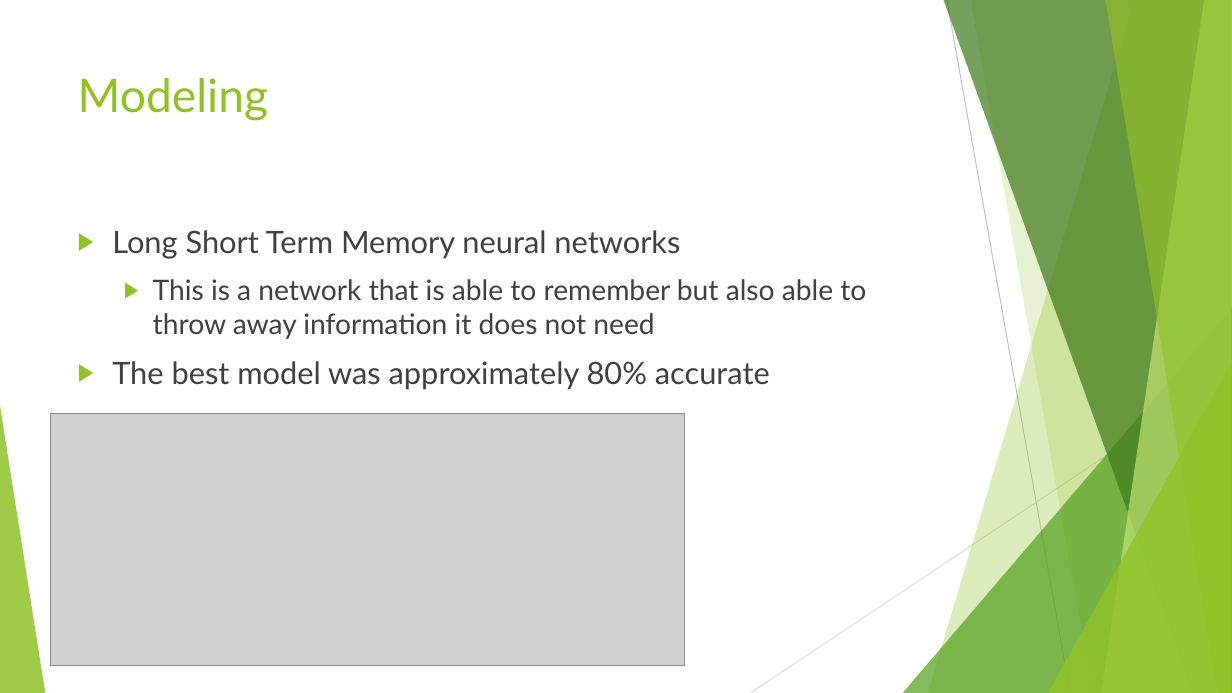
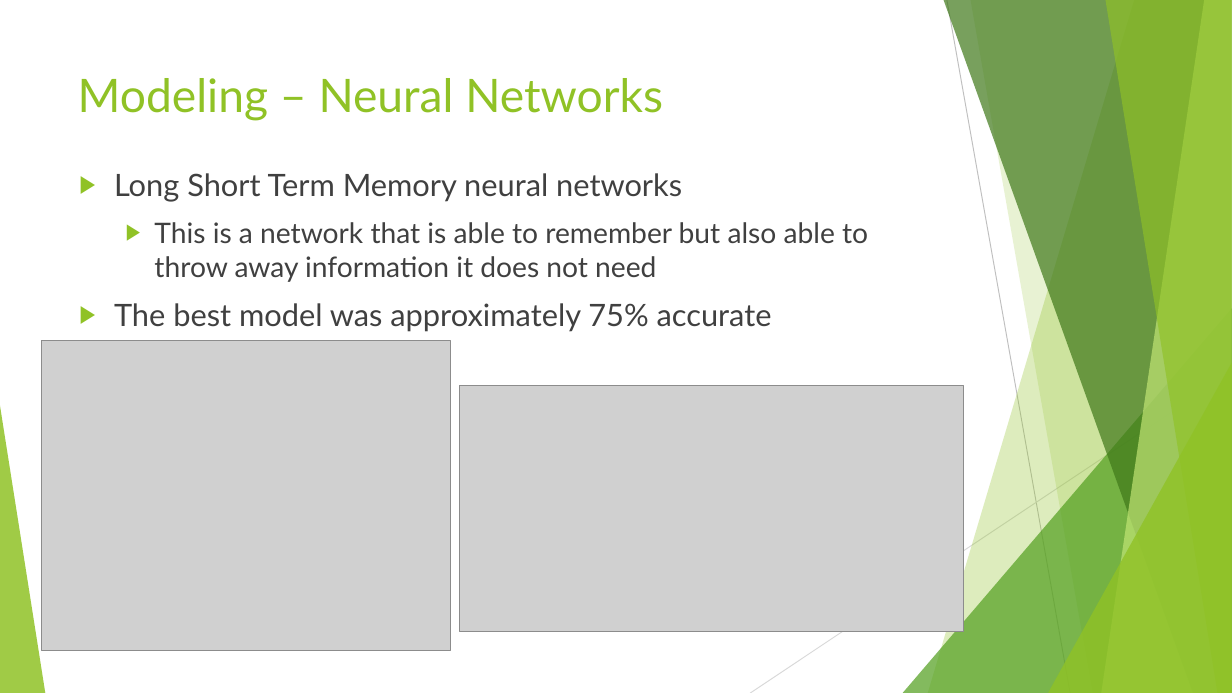
Before and after one commit to charsarb/mod-4-project, a slide deck: slide 8 of Modeling Tweet Sentiment.pptx (slide 6 before the commit). Drawn at 1232x693 pixels with LibreOffice and Linux fonts; fonts in the diff are those of the drawing; grey boxes stand for pictures. Boxes give left, top, right and bottom in pixels: in the first picture for what was removed or moved away, otherwise in the second. Text is boxed around its words. In the diff, an @@ line names an element or a change of style, - is before the commit and + after.

```diff
--- a/Modeling Tweet Sentiment.pptx
+++ b/Modeling Tweet Sentiment.pptx
@@ title at [78, 78, 663, 121]: text changed @@
-Modeling
+Modeling – Neural Networks
@@ text "Long Short Term Memory neural ...": place and size @@
-text "Long Short Term Memory neural ..." at [112, 230, 866, 390]
+text "Long Short Term Memory neural ..." at [114, 173, 868, 332]
@@ text at [114, 303, 772, 332]: text changed @@
-▶ The best model was approximately 80% accurate
+▶ The best model was approximately 75% accurate
@@ picture added at [42, 341, 450, 651] @@
@@ picture added at [460, 386, 965, 632] @@
@@ picture removed at [51, 413, 685, 665] @@
```
Also in this commit, not shown: 5 other slides changed, 2 slides added, 12 other files.
